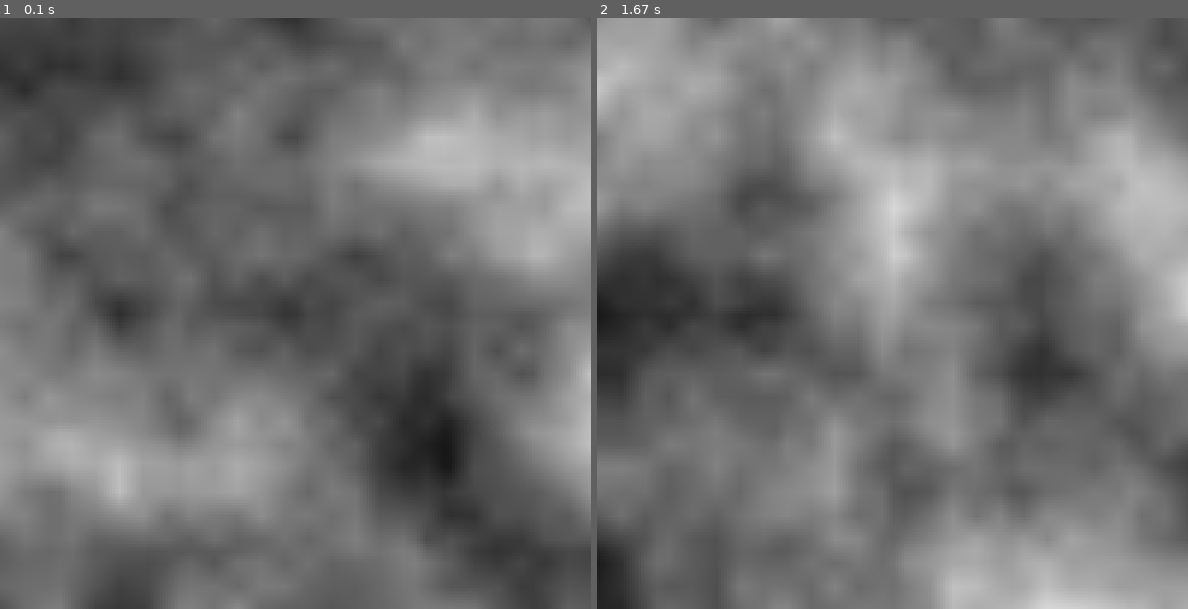
Above: before the commit, frames 1-2 (left to right).
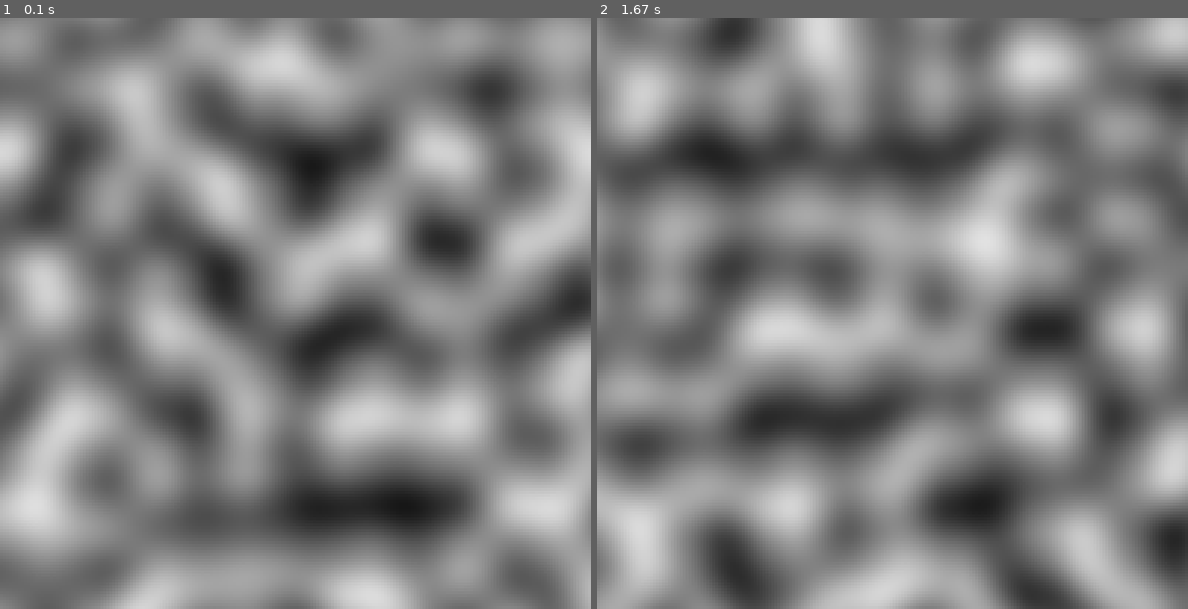
Above: after the commit, the same moments.

Repository: gradient01/map-generator
Game: pygame game, started from pygame_rendering.py
The game is run twice, just before and just after one commit, with the same random seed, the same clock (stepped at 60 frames per second) and the same inputs.
Inputs:
- Up to frame 1 (0.1 s): no input
- Up to frame 2 (1.67 s): hold R 0.33-0.8 s

The runs differ from the first frame. In frame 1, 66% of the frame differs, in the area x 0-100%, y 0-100%; in frame 2, 64%.

Commit message:
Implement Perlin noise algorithm

Diff:
--- a/map_generator.py
+++ b/map_generator.py
@@ -1,5 +1,6 @@
 import numpy as np
 import random
+import math
 
 MAP_SIZE = 200
 
@@ -11,55 +12,65 @@
 def get_map(x, y):
     return map[y * MAP_SIZE + x]
 
-def generate_map():
+def generate_map(map_size):
     """
-    First version of the map generation algorithm
+    Second version of the map generation algorithm: Perlin noise
     """
     random.seed()
 
-    steps = [50, 20, 8]
-    weights = [0.60, 0.28, 0.12]
+    GRID_X = map_size
+    GRID_Y = map_size
 
-    grids = []
+    CELL_SIZE = 30
 
-    for step in steps:
-        n = (MAP_SIZE - 1) // step + 2
-        grid = []
+    COLS = (GRID_X // CELL_SIZE) + 2
+    ROWS = (GRID_Y // CELL_SIZE) + 2
 
-        for gy in range(n):
-            row = []
-            for gx in range(n):
-                row.append(random.random())
-            grid.append(row)
+    gradients = []
+    for r in range(ROWS):
+        row_grads = []
+        for c in range(COLS):
+            angle = random.uniform(0, 2 * math.pi)
+            row_grads.append((math.cos(angle), math.sin(angle)))
+        gradients.append(row_grads)
 
-        grids.append(grid)
+    def fade(t):
+        return t * t * t * (t * (t * 6 - 15) + 10)
 
-    for y in range(MAP_SIZE):
-        for x in range(MAP_SIZE):
-            h = 0.0
+    def lerp(a, b, t):
+        return a + t * (b - a)
 
-            for k in range(len(steps)):
-                step = steps[k]
-                grid = grids[k]
+    def dot_product(gx, gy, dx, dy):
+        return gx * dx + gy * dy
 
-                ix = x // step
-                iy = y // step
+    for y in range(GRID_Y):
+        cell_y = y // CELL_SIZE
+        yf = (y % CELL_SIZE) / CELL_SIZE
+        v = fade(yf)
 
-                tx = (x % step) / step
-                ty = (y % step) / step
+        for x in range(GRID_X):
+            cell_x = x // CELL_SIZE
+            xf = (x % CELL_SIZE) / CELL_SIZE
+            u = fade(xf)
 
-                a = grid[iy][ix] * (1 - tx) + \
-                    grid[iy][ix + 1] * tx
+            g00 = gradients[cell_y][cell_x]
+            g10 = gradients[cell_y][cell_x + 1]
+            g01 = gradients[cell_y + 1][cell_x]
+            g11 = gradients[cell_y + 1][cell_x + 1]
 
-                b = grid[iy + 1][ix] * (1 - tx) + \
-                    grid[iy + 1][ix + 1] * tx
+            n00 = dot_product(g00[0], g00[1], xf, yf)
+            n10 = dot_product(g10[0], g10[1], xf - 1, yf)
+            n01 = dot_product(g01[0], g01[1], xf, yf - 1)
+            n11 = dot_product(g11[0], g11[1], xf - 1, yf - 1)
+            nx0 = lerp(n00, n10, u)
+            nx1 = lerp(n01, n11, u)
+            n_final = lerp(nx0, nx1, v)
 
-                h += weights[k] * (
-                    a * (1 - ty) + b * ty
-                )
+            val = int((n_final + 0.7) * 182)
+            val = max(0, min(255, val))
 
-            set_map(x, y, max(0, min(255, int(h * 255))))
+            set_map(x, y, max(0, min(255, val)))
 
 
 if __name__ == "__main__":
-    generate_map()
+    generate_map(MAP_SIZE)
--- a/pygame_rendering.py
+++ b/pygame_rendering.py
@@ -38,7 +38,7 @@
                     running = False
 
                 elif event.key == pygame.K_r:
-                    generate_map()
+                    generate_map(MAP_SIZE)
 
                     for y in range(MAP_SIZE):
                         for x in range(MAP_SIZE):
@@ -58,5 +58,5 @@
     pygame.quit()
 
 if __name__=="__main__":
-    generate_map()
+    generate_map(MAP_SIZE)
     render_map()
Not shown, changed: numwork_2d_rendering
